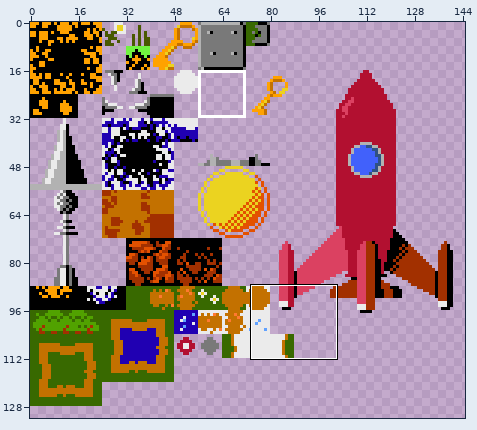
One commit to this sprite sheet: Project/Content/Sprites/tilemap.png. The first picture is a wide view before the edit; the outline marks the close-up.
Close-up. Before:
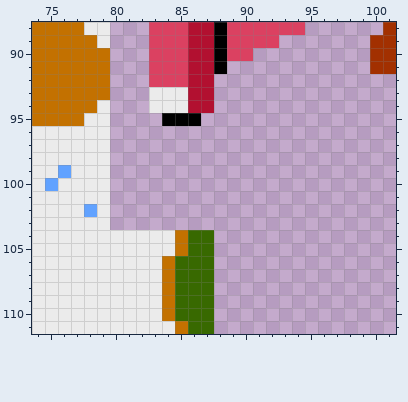
The file is 150x150 pixels. Shown: x 74..101, y 88..111. The wide view leaves out empty margins.
New version:
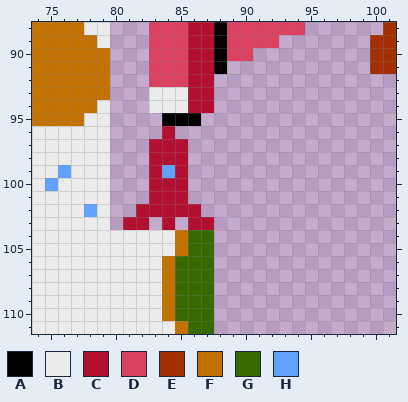
Palette (. is transparent): A #000000  B #ebebeb  C #b21030  D #db4161  E #a23000  F #c37100  G #386900  H #61a2ff
The edit:
Colour C now appears in row 96 at x 84; in rows 97 to 98 at x 83 to 85; in row 99 at x 83 and 85; in rows 100 to 101 at x 83 to 85; in row 102 at x 82 to 86; in row 103 at x 81 to 82, 84 and 86 to 87.
Colour H now appears in row 99 at x 84.
Pixel boxes of the changes (left, top, right, bottom) in both close-ups:
added: (123, 126, 214, 230)
